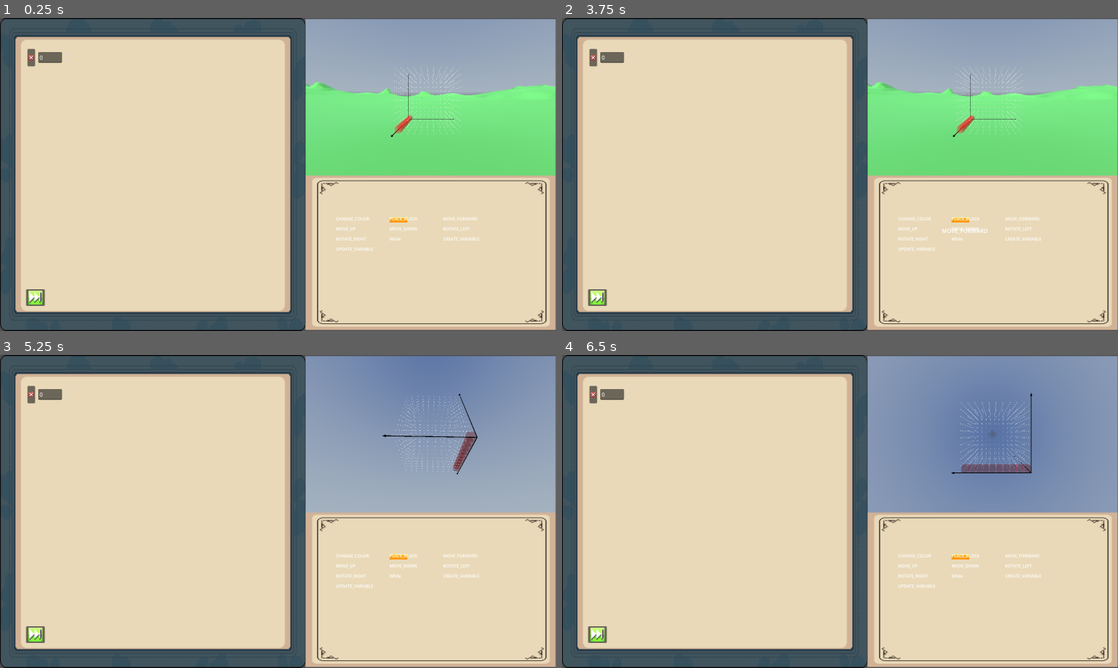
Above: before the commit, frames 1-4 (two rows, left to right).
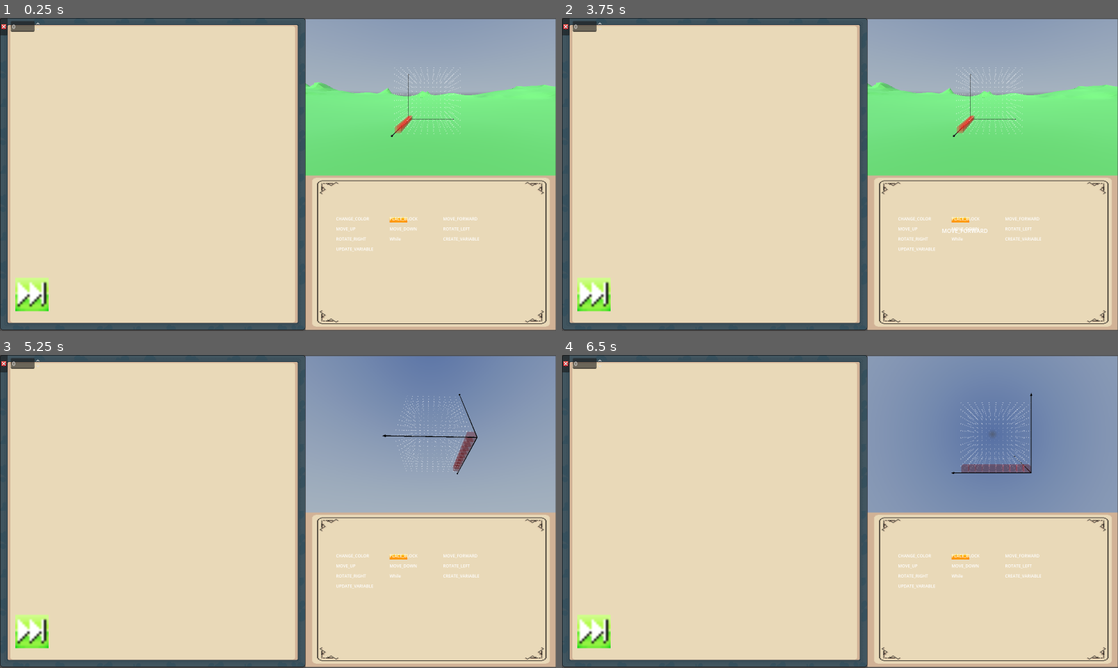
Above: after the commit, the same moments.

Repository: Crhonopost/Projet-jeu-serieux
Game: Godot game, scene res://scenes/level/current_level.tscn
Two runs of this game, one before a commit and one after it. Both use one fixed random seed, a clock stepped at 60 frames per second and the inputs below. This scene is started directly instead of the project's main scene. A sky picture missing from this copy of the repository is replaced by a grey-blue gradient.
Inputs (mouse positions are in pixels of both pictures, inside the frame that each line leads up to; where the layout moved, square brackets give the same spot in the first picture):
- Up to frame 1 (0.25 s): no input
- Up to frame 2 (3.75 s): click (595, 293) [595, 296] at 0.5 s; click (595, 293) [595, 296] at 1.25 s; click (595, 293) [595, 296] at 2 s; tap Enter at 2.75 s; move the mouse to (812, 237) at 2.77 s; click (812, 237) at 2.92 s; tap Space at 3.5 s; drag from (1006, 221) to (812, 237) at 3.52 s
- Up to frame 3 (5.25 s): tap Enter at 4.25 s; move the mouse to (111, 464) at 4.27 s; click (111, 464) at 4.42 s; tap Space at 5 s; drag from (305, 511) to (111, 464) at 5.02 s
- Up to frame 4 (6.5 s): tap Enter at 5.75 s; move the mouse to (756, 433) at 5.77 s; click (756, 433) at 5.92 s

The runs differ from the first frame. In frame 1, 10% of the frame differs, in the area x 0-55%, y 0-100%; in frame 2, 10%; in frame 3, 10%; in frame 4, 10%.

Commit message:
panel theme for better ui

Diff:
--- a/ebucilper/scenes/UI/coding_space.tscn
+++ b/ebucilper/scenes/UI/coding_space.tscn
@@ -17,6 +17,16 @@
 [sub_resource type="Resource" id="Resource_47f3o"]
 script = ExtResource("3_f75ky")
 metadata/_custom_type_script = "uid://bbv23l8h2i6ka"
+
+[sub_resource type="StyleBoxTexture" id="StyleBoxTexture_dhuyy"]
+texture = ExtResource("4_dhuyy")
+texture_margin_left = 64.0
+texture_margin_top = 64.0
+texture_margin_right = 51.0
+texture_margin_bottom = 75.0
+axis_stretch_horizontal = 1
+axis_stretch_vertical = 1
+region_rect = Rect2(0, 0, 435, 331)
 
 [sub_resource type="Resource" id="Resource_f75ky"]
 script = ExtResource("6_a6itc")
@@ -93,36 +103,34 @@
 [node name="Compiler" type="Node" parent="."]
 script = ExtResource("2_bwyhw")
 
-[node name="CodingBackground" type="TextureRect" parent="."]
-layout_mode = 0
-offset_right = 880.0
-offset_bottom = 900.0
-texture = ExtResource("4_dhuyy")
-
 [node name="CodeContainer" type="Control" parent="."]
 anchors_preset = 0
-offset_left = 65.0
-offset_top = 64.0
-offset_right = 817.0
-offset_bottom = 833.0
+offset_right = 879.0
+offset_bottom = 897.0
 
-[node name="Button" type="Button" parent="CodeContainer"]
-clip_contents = true
+[node name="Panel" type="Panel" parent="CodeContainer"]
 layout_mode = 0
-offset_left = 10.0
-offset_top = 716.0
-offset_right = 64.0
-offset_bottom = 764.0
-icon = ExtResource("5_jhjoh")
-icon_alignment = 1
-expand_icon = true
+offset_right = 879.0
+offset_bottom = 897.0
+theme_override_styles/panel = SubResource("StyleBoxTexture_dhuyy")
 
 [node name="FirstLine" type="Control" parent="CodeContainer"]
 anchors_preset = 0
-offset_left = 14.0
-offset_top = 25.0
-offset_right = 14.0
-offset_bottom = 33.0
+offset_right = 879.0
+offset_bottom = 897.0
+
+[node name="Button" type="TextureButton" parent="CodeContainer"]
+layout_mode = 1
+anchors_preset = 2
+anchor_top = 1.0
+anchor_bottom = 1.0
+offset_left = 44.0
+offset_top = -150.0
+offset_right = 140.0
+offset_bottom = -54.0
+grow_vertical = 0
+texture_normal = ExtResource("5_jhjoh")
+stretch_mode = 0
 
 [node name="InventoryBackground" type="TextureRect" parent="."]
 layout_mode = 0
Not shown: 1 places in ebucilper/scenes/UI/coding_space.tscn that only renumber resources
